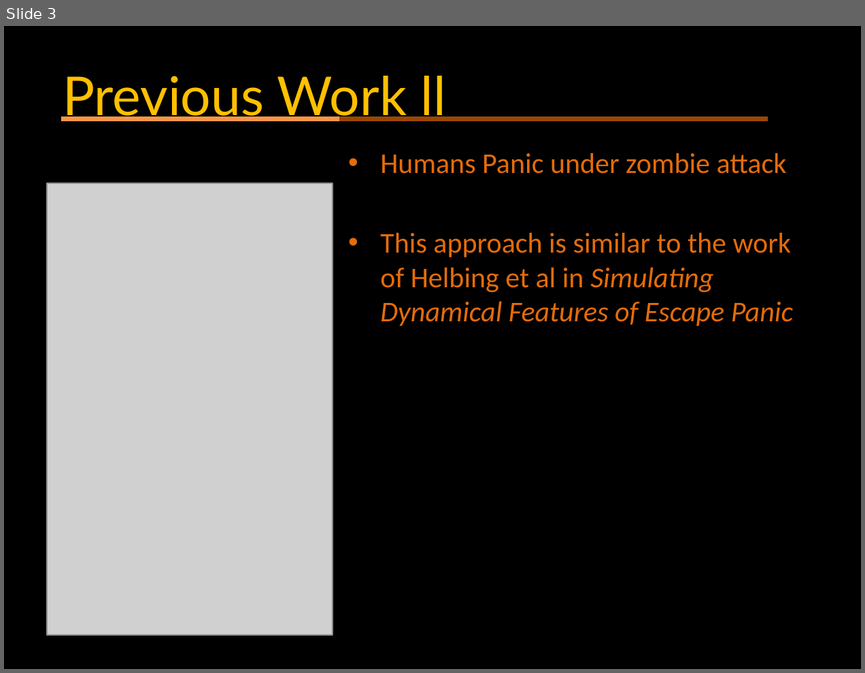
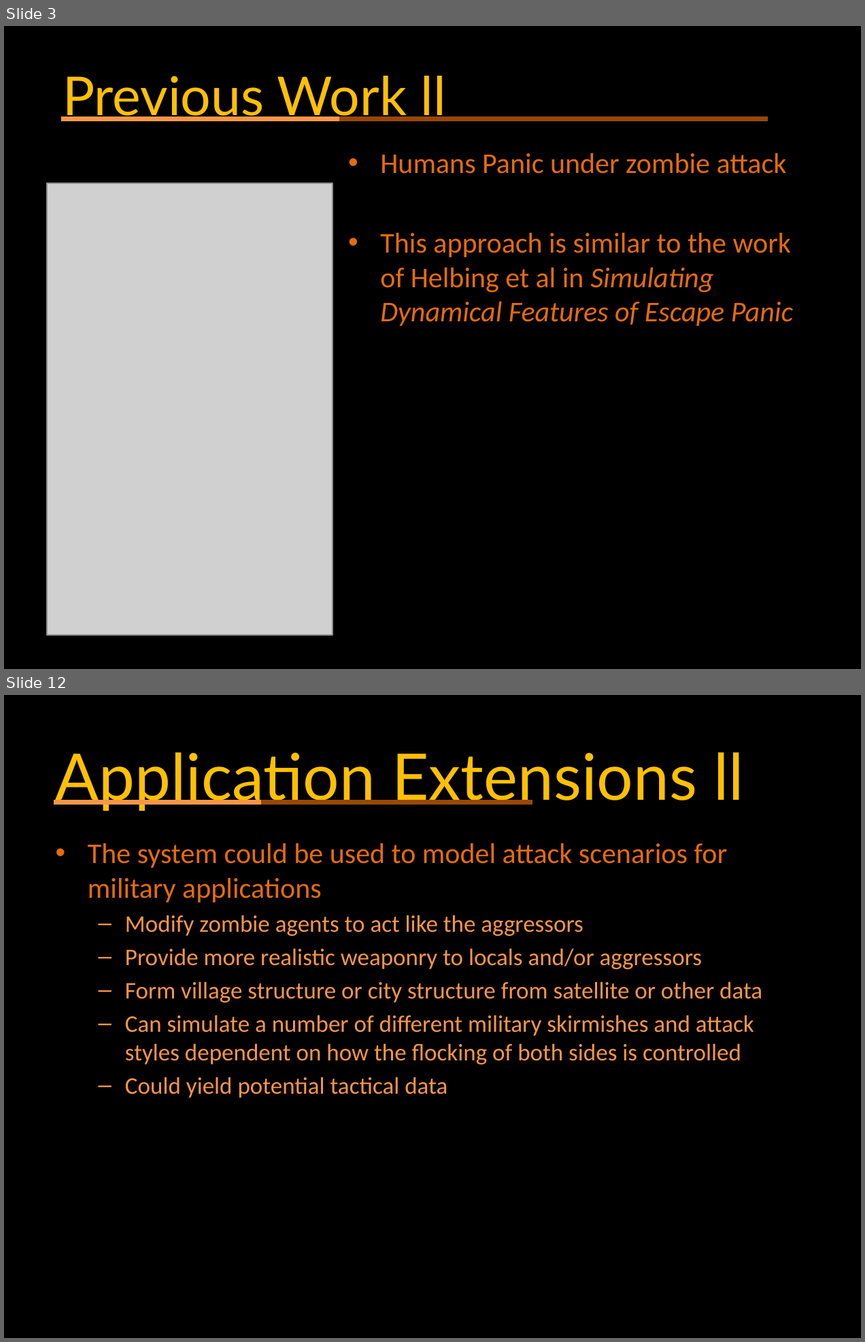
Before and after one commit to anasazi/Swarm-AI---Zombies, a slide deck: ZombieOutbreak.pptx. Shown one above the other, each under a label of ours: slide 3 before the commit, slides 3 and 12 after it; the slides between them are not shown. The pictures are 865x673 and 865x1342 pixels, drawn with LibreOffice and Linux fonts; fonts in the diff are those of the drawing; grey boxes stand for pictures. Boxes give left, top, right and bottom in pixels: in the first picture for what was removed or moved away, otherwise in the second. Text is boxed around its words. In the diff, an @@ line names an element or a change of style, - is before the commit and + after.

```diff
--- a/ZombieOutbreak.pptx
+++ b/ZombieOutbreak.pptx
@@ slide 12 added at (x1=4, y1=695, x2=861, y2=1338), background #000000 @@
@@ title added at (x1=56, y1=752, x2=744, y2=811), 54 pt, text #FFC000 @@
+Application Extensions ll
@@ line added from (532, 802) to (54, 802), #984807 4.5 pt @@
@@ line added from (261, 802) to (54, 802), #F79646 4.5 pt @@
@@ text added at (x1=88, y1=843, x2=762, y2=1098), 20 pt, text #F79646 @@
+• The system could be used to model attack scenarios for military applications
+  – Modify zombie agents to act like the aggressors
+  – Provide more realistic weaponry to locals and/or aggressors
+  – Form village structure or city structure from satellite or other data
+  – Can simulate a number of different military skirmishes and attack styles dependent on how the flocking of both sides is controlled
+  – Could yield potential tactical data
```
Also in this commit, not shown: 3 slides changed, 5 other slides added.
